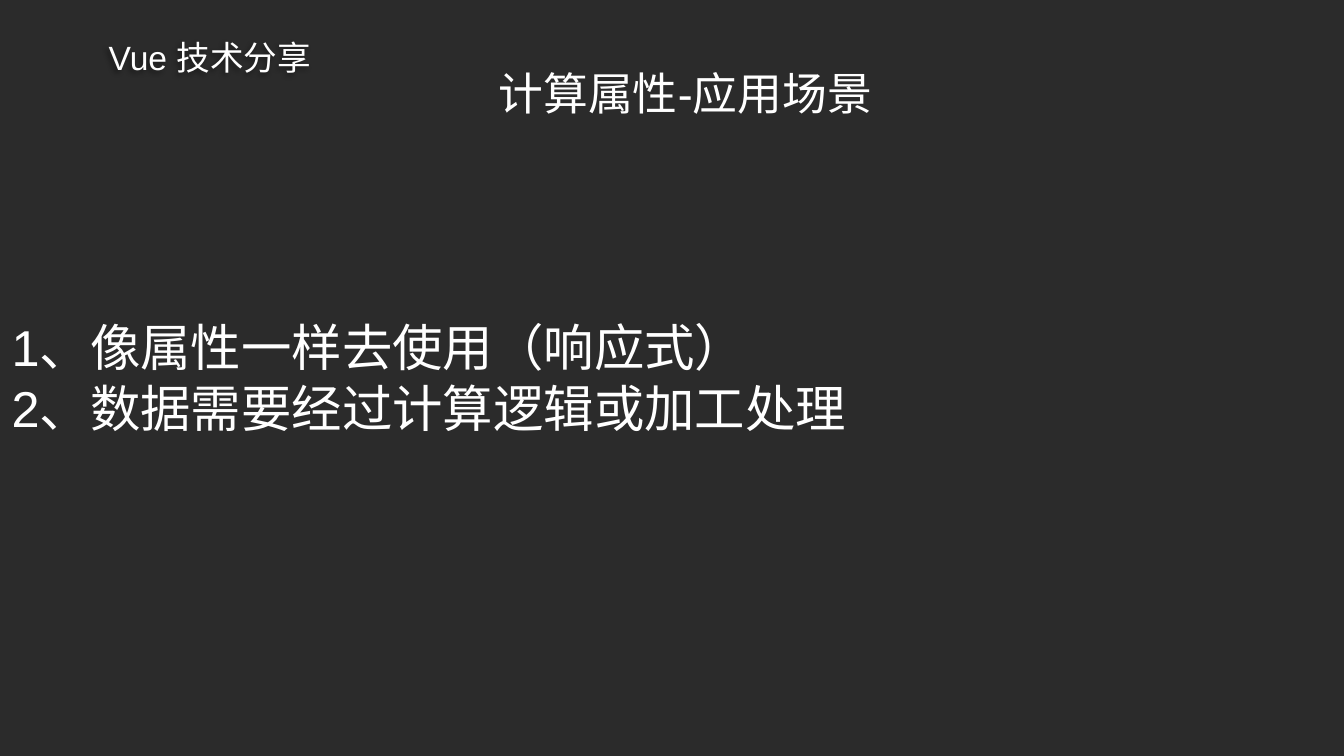
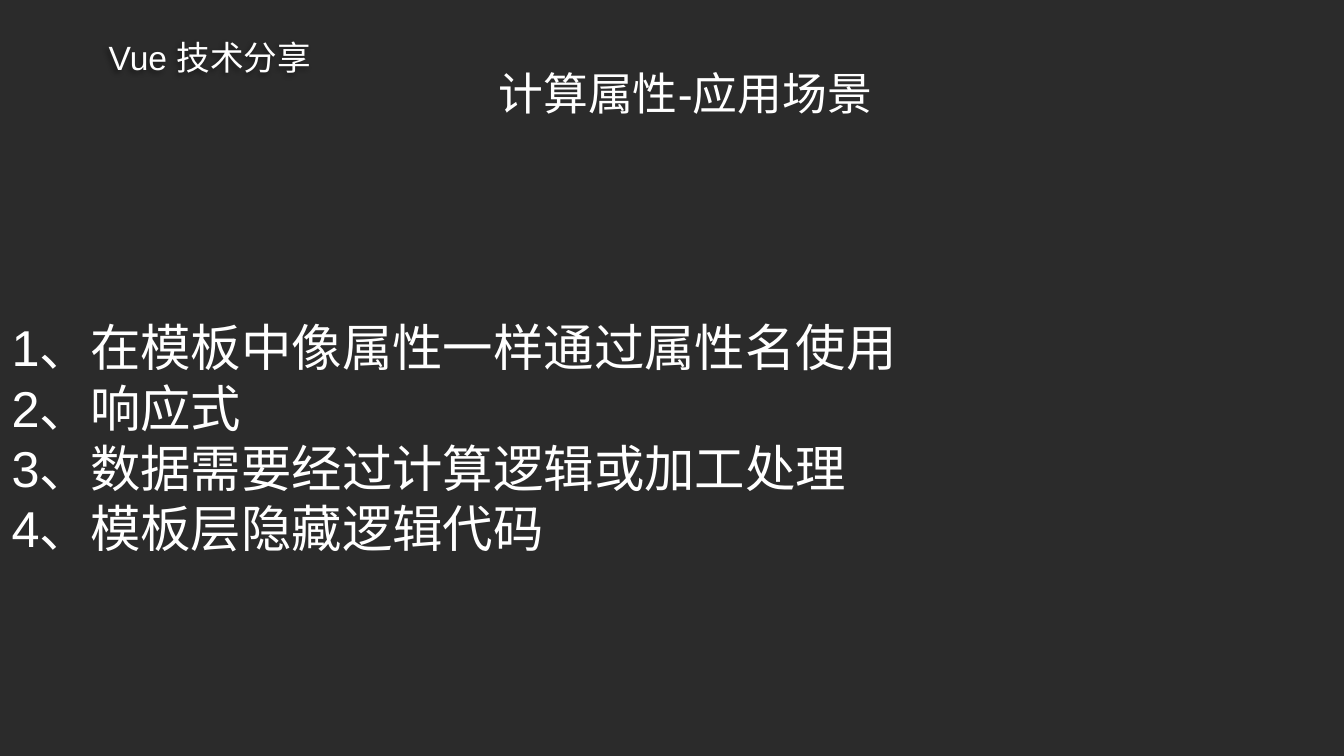
Before and after one commit to ldjdd/traing-library, a slide deck: slide 24 of vue/成稿.pptx. Drawn at 1344x756 pixels with LibreOffice and Linux fonts; fonts in the diff are those of the drawing; background and template pictures are left out; a plain dark background stands for a picture behind light text. Boxes give left, top, right and bottom in pixels: in the first picture for what was removed or moved away, otherwise in the second. Text is boxed around its words. In the diff, an @@ line names an element or a change of style, - is before the commit and + after.

```diff
--- a/vue/成稿.pptx
+++ b/vue/成稿.pptx
@@ text at (12,326,897,552): text changed @@
-1、像属性一样去使用（响应式）
-2、数据需要经过计算逻辑或加工处理
+1、在模板中像属性一样通过属性名使用
+2、响应式
+3、数据需要经过计算逻辑或加工处理
+4、模板层隐藏逻辑代码
```
Also in this commit, not shown: 8 other files.
